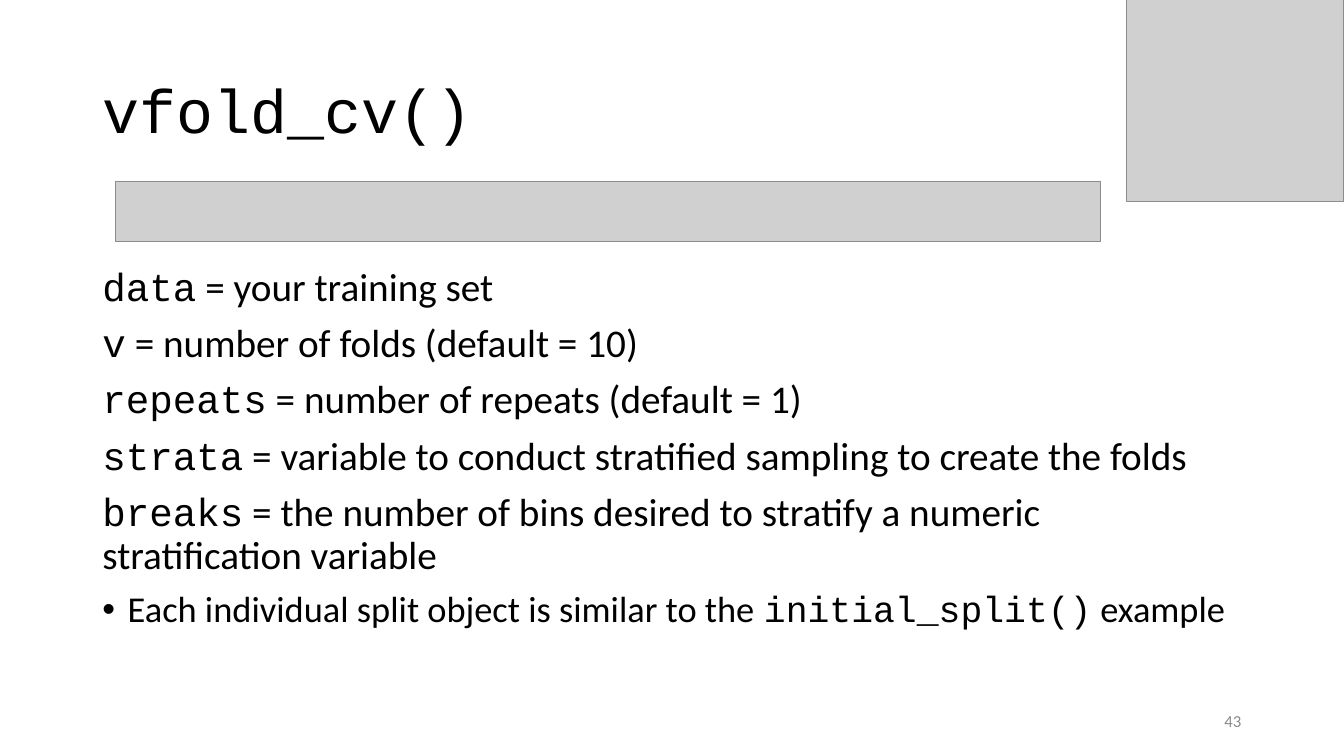
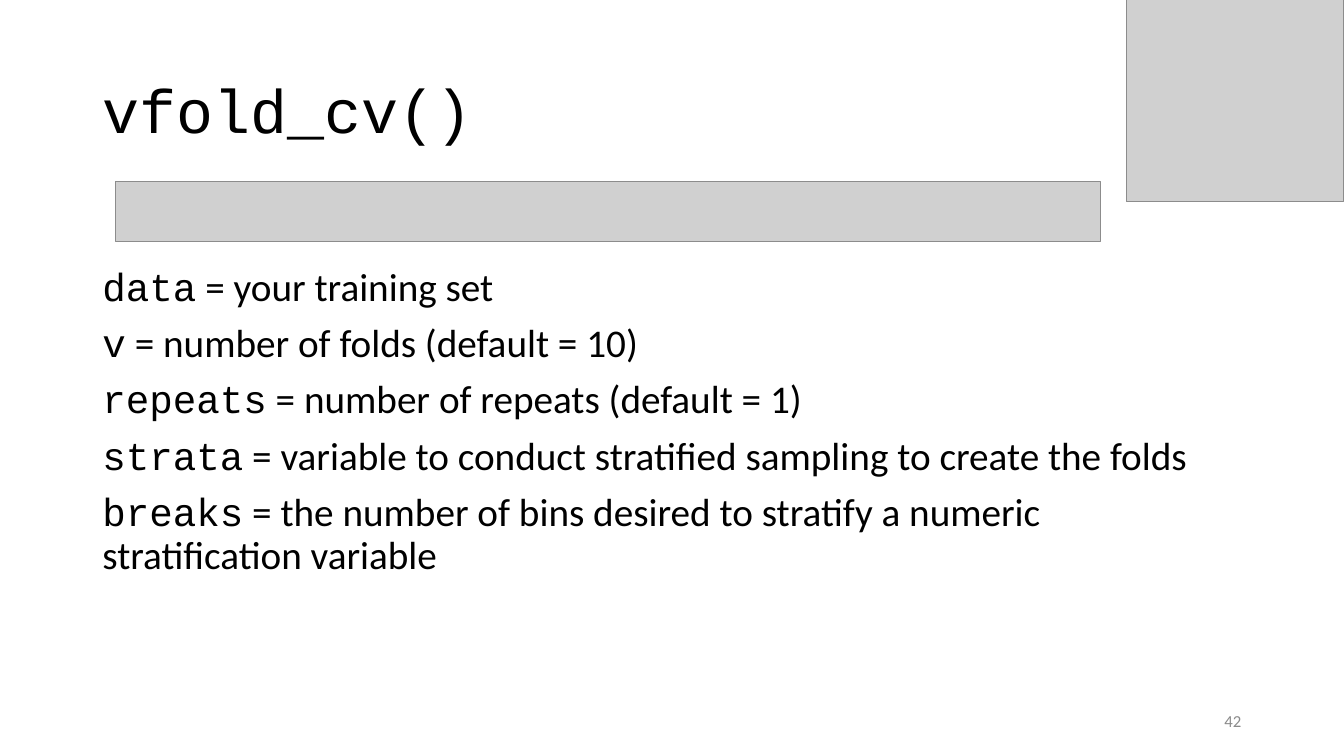
Before and after one commit to karlenaochoa/c4-ml-2020, a slide deck: slide 42 of slides/w2p1-bias-variance-resampling/w2p1.pptx (slide 43 before the commit). Drawn at 1344x756 pixels with LibreOffice and Linux fonts; fonts in the diff are those of the drawing; grey boxes stand for pictures. Boxes give left, top, right and bottom in pixels: in the first picture for what was removed or moved away, otherwise in the second. Text is boxed around its words. In the diff, an @@ line names an element or a change of style, - is before the commit and + after.

```diff
--- a/slides/w2p1-bias-variance-resampling/w2p1.pptx
+++ b/slides/w2p1-bias-variance-resampling/w2p1.pptx
@@ text at (x1=128, y1=596, x2=1225, y2=630): paragraph removed @@
-• Each individual split object is similar to the initial_split() example
@@ page number at (x1=1224, y1=716, x2=1241, y2=727): text changed @@
-43
+42
```
Also in this commit, not shown: 26 other slides changed, 1 slide added, 3 slides removed.
